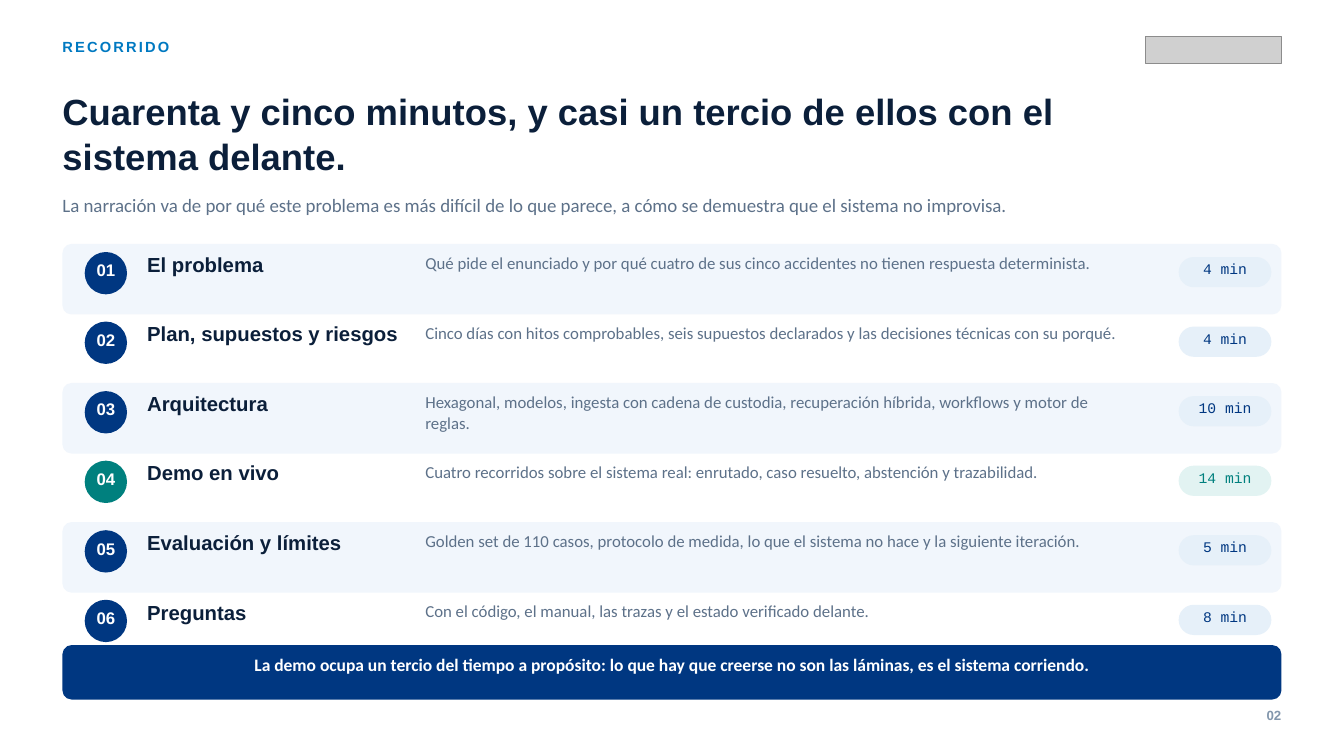
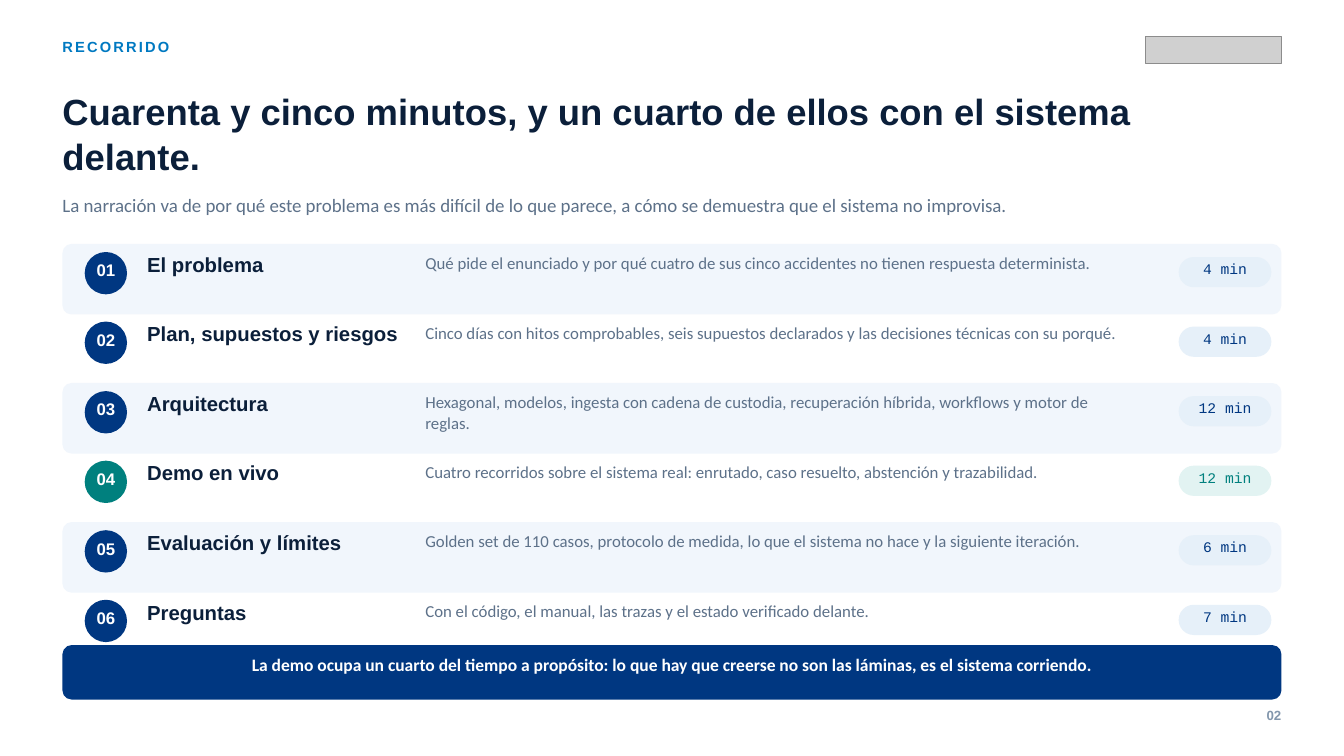
Before and after one commit to olixva/cicos-intelligence, a slide deck: slide 2 of docs/entrega/presentacion.pptx. Drawn at 1344x756 pixels with LibreOffice and Linux fonts; fonts in the diff are those of the drawing; grey boxes stand for pictures. Boxes give left, top, right and bottom in pixels: in the first picture for what was removed or moved away, otherwise in the second. Text is boxed around its words. In the diff, an @@ line names an element or a change of style, - is before the commit and + after.

Commit message:
feat(entrega): ruta corta cronometrada y lámina de preguntas incómodas
Sumadas las notas de orador, la presentación pedía ~50 minutos y la agenda
prometía 45. En vez de maquillar los tiempos:

- El reparto de la agenda pasa a 4 · 4 · 12 · 12 · 6 · 7, que es lo que suman
  de verdad las notas lámina a lámina.
- La agenda lleva en sus notas una RUTA CORTA cronometrada para bajar de 45 a
  35 minutos, en orden, con el ahorro de cada recorte y con las tres láminas
  que no se tocan nunca: los cinco veredictos, la demo 3 y los límites.
- Las láminas 17 y 19 (capturas del producto) se marcan como saltables si la
  demo va bien: están ahí como red de seguridad si falla.

Y una lámina de apéndice nueva con las siete preguntas incómodas previsibles,
su respuesta corta y a qué lámina saltar para enseñarla. 46 láminas.

```diff
--- a/docs/entrega/presentacion.pptx
+++ b/docs/entrega/presentacion.pptx
@@ text at [62, 98, 1131, 171]: text changed @@
-Cuarenta y cinco minutos, y casi un tercio de ellos con el sistema delante.
+Cuarenta y cinco minutos, y un cuarto de ellos con el sistema delante.
@@ text at [1199, 403, 1251, 413]: text changed @@
-10 min
+12 min
@@ text at [1199, 472, 1251, 483]: text changed @@
-14 min
+12 min
@@ text at [1203, 542, 1247, 552]: text changed @@
-5 min
+6 min
@@ text at [1203, 611, 1247, 622]: text changed @@
-8 min
+7 min
@@ text at [252, 658, 1092, 674]: text changed @@
-La demo ocupa un tercio del tiempo a propósito: lo que hay que creerse no son las láminas, es el sistema corriendo.
+La demo ocupa un cuarto del tiempo a propósito: lo que hay que creerse no son las láminas, es el sistema corriendo.
```
Also in this commit, not shown: 4 other slides changed, 1 slide added, 7 other files.
